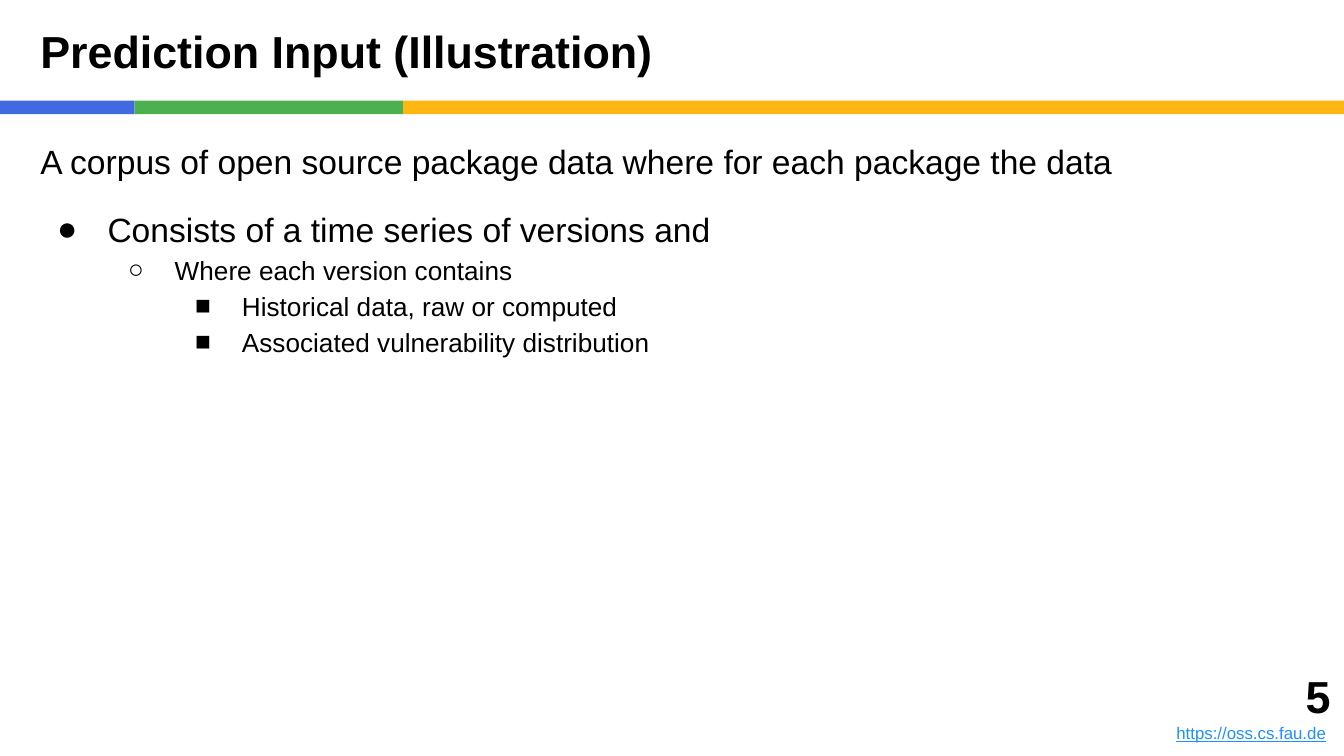
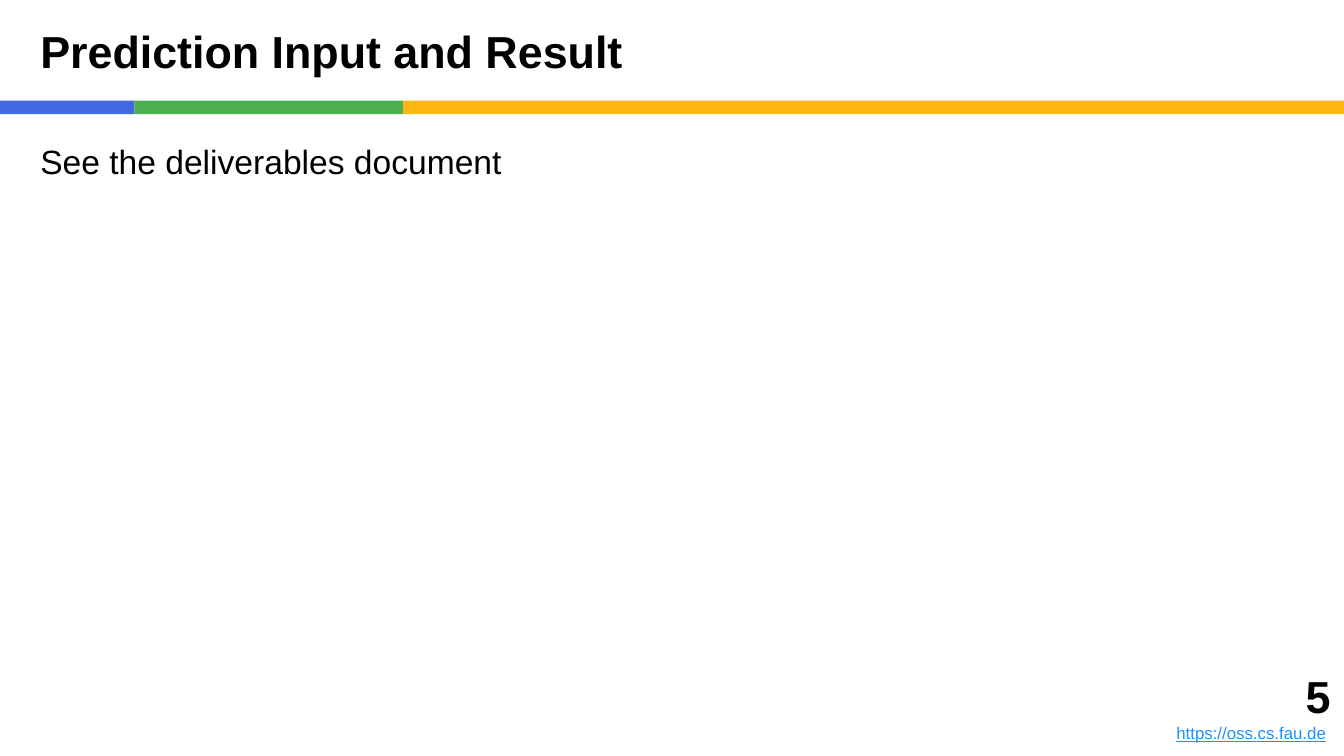
Before and after one commit to dirkriehle/pcom-course, a slide deck: slide 5 of Lecture slides/PCOM A02 - Prediction Task.pptx. Drawn at 1344x756 pixels with LibreOffice and Linux fonts; fonts in the diff are those of the drawing. Boxes give left, top, right and bottom in pixels: in the first picture for what was removed or moved away, otherwise in the second. Text is boxed around its words. In the diff, an @@ line names an element or a change of style, - is before the commit and + after.

Commit message:
Updated slides

```diff
--- a/Lecture slides/PCOM A02 - Prediction Task.pptx
+++ b/Lecture slides/PCOM A02 - Prediction Task.pptx
@@ title at (40,35,622,77): text changed @@
-Prediction Input (Illustration)
+Prediction Input and Result
@@ text at (40,149,502,175): text changed @@
-A corpus of open source package data where for each package the data
-● Consists of a time series of versions and
-  ○ Where each version contains
-    ■ Historical data, raw or computed
-    ■ Associated vulnerability distribution
+See the deliverables document
```
Also in this commit, not shown: 1 other slide changed, 1 slide added, 2 slides removed, 4 other files.
